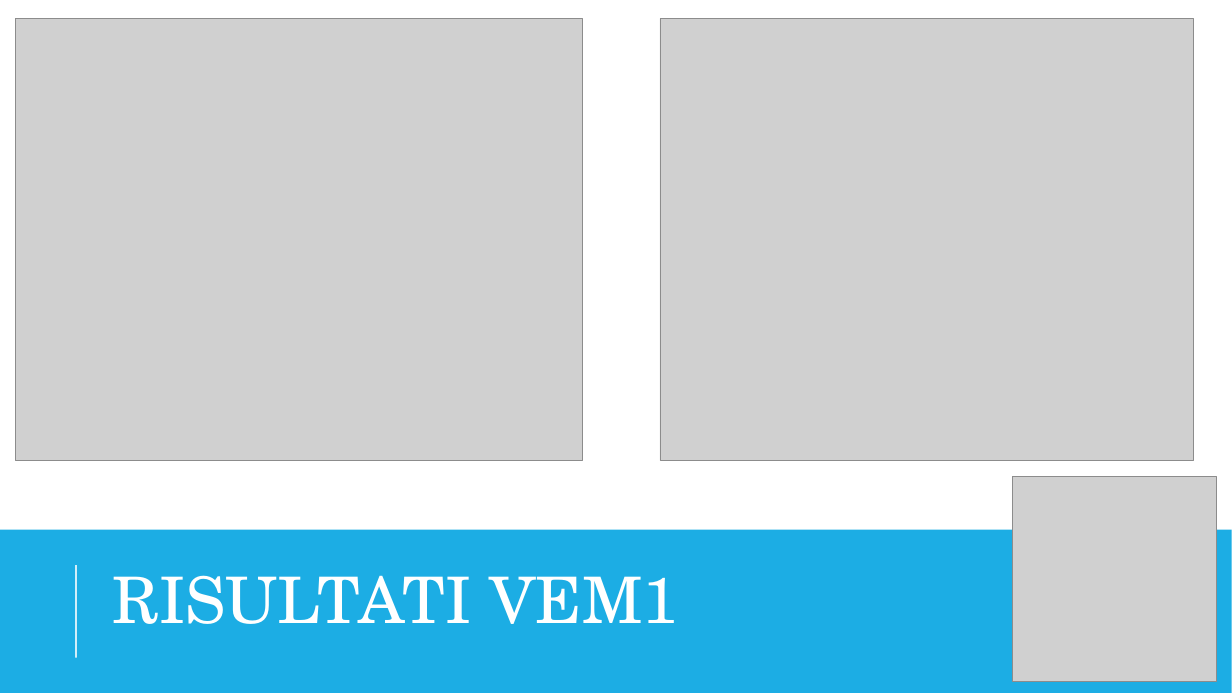
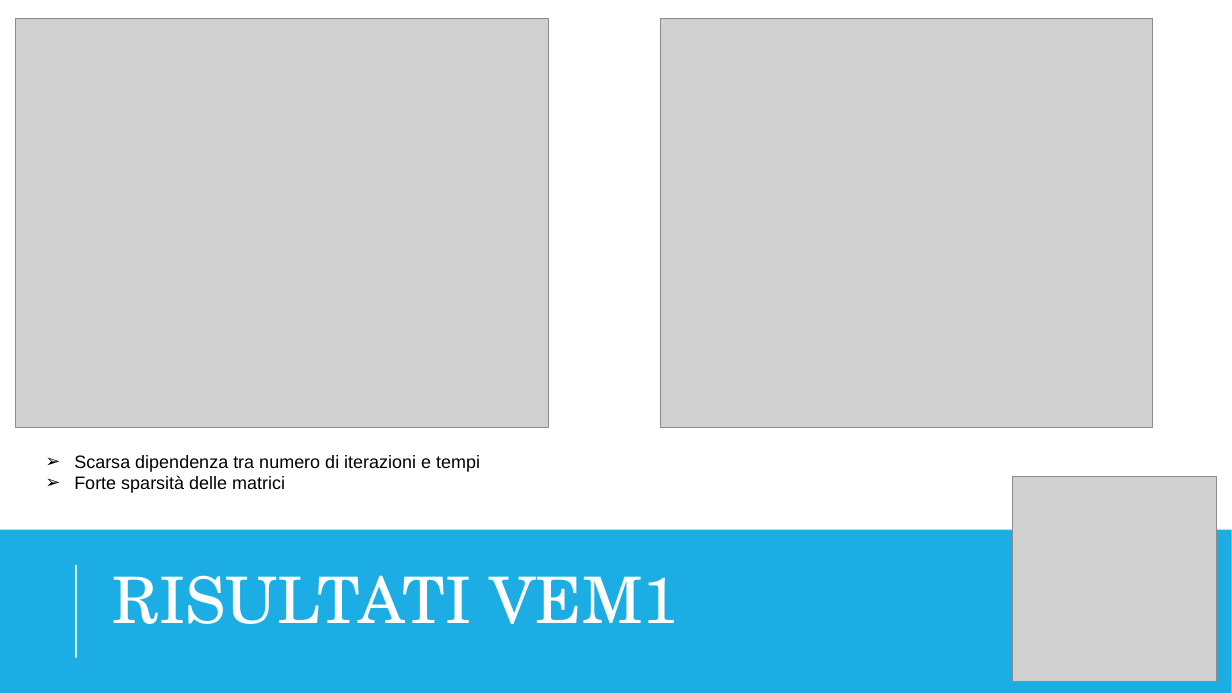
Before and after one commit to sAndreotti/LinearSystemsResolution, a slide deck: slide 12 of doc/presentation.pptx. Drawn at 1232x693 pixels with LibreOffice and Linux fonts; fonts in the diff are those of the drawing; grey boxes stand for pictures. Boxes give left, top, right and bottom in pixels: in the first picture for what was removed or moved away, otherwise in the second. Text is boxed around its words. In the diff, an @@ line names an element or a change of style, - is before the commit and + after.

Commit message:
Updating presentation

```diff
--- a/doc/presentation.pptx
+++ b/doc/presentation.pptx
@@ picture: place and size @@
-picture at [16,18,583,460]
+picture at [16,18,549,428]
@@ picture: place and size @@
-picture at [660,18,1193,460]
+picture at [660,18,1153,428]
@@ text added at [74,455,480,493], 14 pt, text #000000 @@
+➢ Scarsa dipendenza tra numero di iterazioni e tempi
+        ➢ Forte sparsità delle matrici
```
Also in this commit, not shown: 11 other slides changed, 1 slide added, 1 slide removed.
